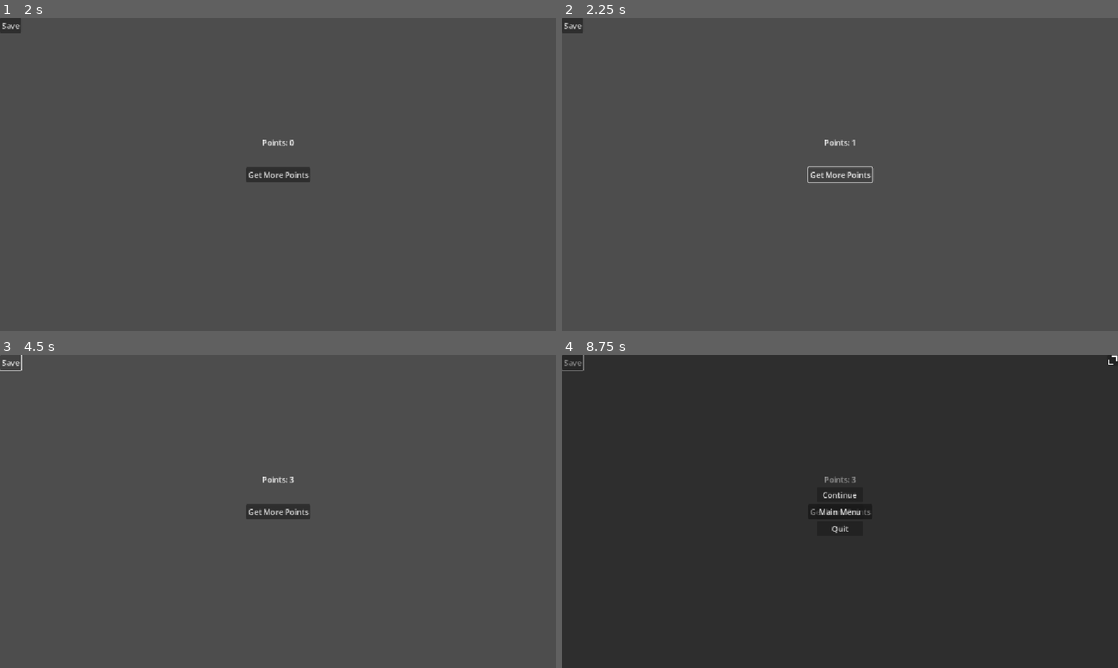
Above: before the commit, frames 1-4 (two rows, left to right).
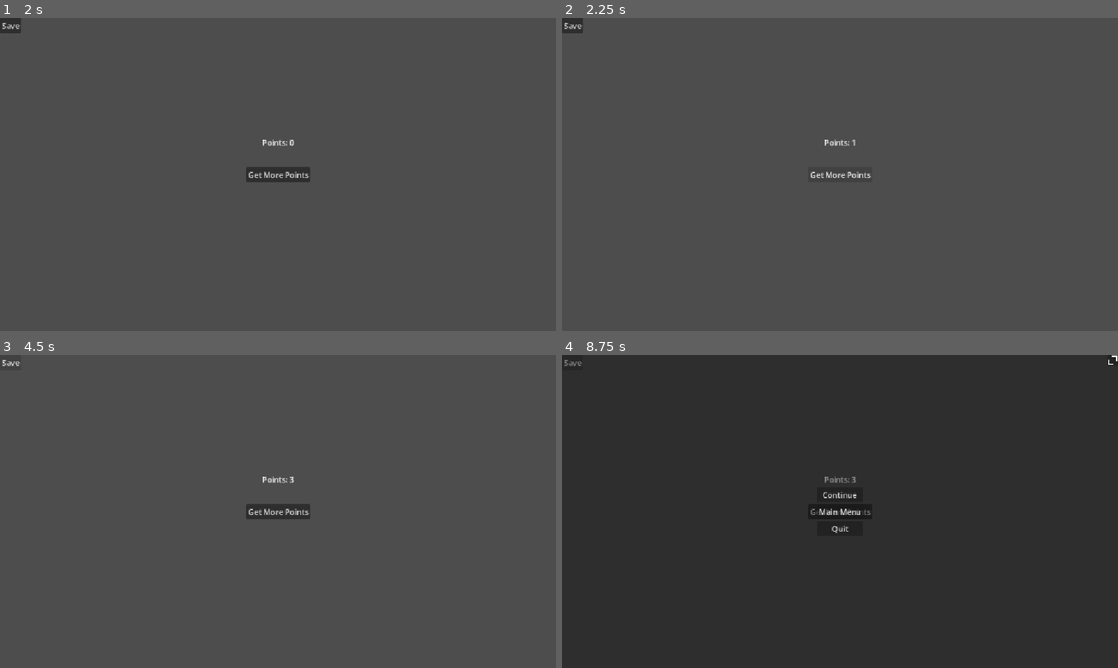
Above: after the commit, the same moments.

Repository: Pizzaold/Godot-Project-Template
Game: Godot game, scene res://scenes/main_menu.tscn
Same seed, same stepped clock (60 frames per second), same inputs: the game is played once before the commit and once after it.
Inputs:
- Up to frame 1 (2 s): click "PLAY" at 0.5 s; click "Slot 0 - Empty" at 1.25 s
- Up to frame 2 (2.25 s): click "Get More Points" at 2 s
- Up to frame 3 (4.5 s): click "Get More Points" at 2.75 s; click "Get More Points" at 3.5 s; click "Save" at 4.25 s
- Up to frame 4 (8.75 s): tap Escape at 8.65 s

Frame 1 is identical in both runs. In frame 2, less than 0.1% of the frame differs, in the area x 44-57%, y 47-53%; in frame 3, less than 0.1%; in frame 4, less than 0.1%.

Commit message:
added style

Diff:
--- a/project.godot
+++ b/project.godot
@@ -17,7 +17,7 @@
 
 [audio]
 
-buses/default_bus_layout="res://mice/default_bus_layout.tres"
+buses/default_bus_layout="res://audio/default_bus_layout.tres"
 
 [autoload]
 
--- a/scenes/credits.tscn
+++ b/scenes/credits.tscn
@@ -1,6 +1,7 @@
-[gd_scene load_steps=2 format=3 uid="uid://b787wd7grufgk"]
+[gd_scene load_steps=3 format=3 uid="uid://b787wd7grufgk"]
 
 [ext_resource type="Script" uid="uid://l7sobf6a1wpb" path="res://code/credits.gd" id="1_0bpdh"]
+[ext_resource type="Theme" uid="uid://dvindcm6wp5oy" path="res://style/Main Theme.tres" id="2_2ckv8"]
 
 [node name="Credits" type="Control"]
 layout_mode = 3
@@ -63,6 +64,7 @@
 layout_mode = 0
 offset_right = 8.0
 offset_bottom = 8.0
+theme = ExtResource("2_2ckv8")
 text = "Back"
 
 [connection signal="pressed" from="Back" to="." method="_on_back_pressed"]
--- a/scenes/main.tscn
+++ b/scenes/main.tscn
@@ -1,7 +1,8 @@
-[gd_scene load_steps=4 format=3 uid="uid://dhp0hi4qpiu4q"]
+[gd_scene load_steps=5 format=3 uid="uid://dhp0hi4qpiu4q"]
 
 [ext_resource type="Script" uid="uid://4oyg8lu6ei2q" path="res://code/main.gd" id="1_o5qli"]
 [ext_resource type="Script" uid="uid://cpijcl8s7706o" path="res://code/pause.gd" id="2_sugp2"]
+[ext_resource type="Theme" uid="uid://dvindcm6wp5oy" path="res://style/Main Theme.tres" id="3_jyhfs"]
 [ext_resource type="PackedScene" uid="uid://37j7xy23a5rs" path="res://scenes/pause_screen.tscn" id="3_sugp2"]
 
 [node name="Main" type="Control"]
@@ -29,6 +30,7 @@
 offset_bottom = 15.5
 grow_horizontal = 2
 grow_vertical = 2
+theme = ExtResource("3_jyhfs")
 text = "Get More Points"
 
 [node name="Label" type="Label" parent="."]
@@ -50,6 +52,7 @@
 layout_mode = 0
 offset_right = 8.0
 offset_bottom = 8.0
+theme = ExtResource("3_jyhfs")
 text = "Save"
 
 [node name="PauseScreen" parent="." instance=ExtResource("3_sugp2")]
--- a/scenes/main_menu.tscn
+++ b/scenes/main_menu.tscn
@@ -1,6 +1,7 @@
-[gd_scene load_steps=3 format=3 uid="uid://dsvqgrglmkp80"]
+[gd_scene load_steps=4 format=3 uid="uid://dsvqgrglmkp80"]
 
 [ext_resource type="Script" uid="uid://4qdj337x8e6m" path="res://code/main_menu.gd" id="1_ekxnf"]
+[ext_resource type="Theme" uid="uid://dvindcm6wp5oy" path="res://style/Main Theme.tres" id="2_bqqt6"]
 [ext_resource type="PackedScene" uid="uid://dqjo1wl275mf" path="res://scenes/screen_toggle.tscn" id="2_ekxnf"]
 
 [node name="Main Menu" type="Control"]
@@ -42,6 +43,7 @@
 offset_bottom = 15.5
 grow_horizontal = 2
 grow_vertical = 2
+theme = ExtResource("2_bqqt6")
 text = "PLAY"
 
 [node name="Settings" type="Button" parent="."]
@@ -58,6 +60,7 @@
 offset_bottom = 62.0
 grow_horizontal = 2
 grow_vertical = 2
+theme = ExtResource("2_bqqt6")
 text = "SETTINGS"
 
 [node name="Quit" type="Button" parent="."]
@@ -74,6 +77,7 @@
 offset_bottom = 106.0
 grow_horizontal = 2
 grow_vertical = 2
+theme = ExtResource("2_bqqt6")
 text = "QUIT"
 
 [node name="Screen Toggle" parent="." instance=ExtResource("2_ekxnf")]
--- a/scenes/pause_screen.tscn
+++ b/scenes/pause_screen.tscn
@@ -1,7 +1,8 @@
-[gd_scene load_steps=3 format=3 uid="uid://37j7xy23a5rs"]
+[gd_scene load_steps=4 format=3 uid="uid://37j7xy23a5rs"]
 
 [ext_resource type="PackedScene" uid="uid://dqjo1wl275mf" path="res://scenes/screen_toggle.tscn" id="1_gchx3"]
 [ext_resource type="Script" uid="uid://utfnkwiro4bp" path="res://code/pause_screen.gd" id="1_qeunj"]
+[ext_resource type="Theme" uid="uid://dvindcm6wp5oy" path="res://style/Main Theme.tres" id="2_hr2n2"]
 
 [node name="PauseScreen" type="Control"]
 layout_mode = 3
@@ -37,14 +38,17 @@
 
 [node name="Continue" type="Button" parent="VBoxContainer"]
 layout_mode = 2
+theme = ExtResource("2_hr2n2")
 text = "Continue"
 
 [node name="Main Menu" type="Button" parent="VBoxContainer"]
 layout_mode = 2
+theme = ExtResource("2_hr2n2")
 text = "Main Menu"
 
 [node name="Quit" type="Button" parent="VBoxContainer"]
 layout_mode = 2
+theme = ExtResource("2_hr2n2")
 text = "Quit"
 
 [node name="Screen Toggle" parent="." instance=ExtResource("1_gchx3")]
--- a/scenes/save_games.tscn
+++ b/scenes/save_games.tscn
@@ -1,6 +1,7 @@
-[gd_scene load_steps=4 format=3 uid="uid://u1cblnabii7o"]
+[gd_scene load_steps=5 format=3 uid="uid://u1cblnabii7o"]
 
 [ext_resource type="Script" uid="uid://c52b1ctefwxhf" path="res://code/save_games.gd" id="1_xn7kk"]
+[ext_resource type="Theme" uid="uid://dvindcm6wp5oy" path="res://style/Main Theme.tres" id="2_o84xe"]
 [ext_resource type="PackedScene" uid="uid://bijrvpdvir46s" path="res://scenes/save_slot.tscn" id="2_qtcyq"]
 [ext_resource type="PackedScene" uid="uid://dqjo1wl275mf" path="res://scenes/screen_toggle.tscn" id="2_vbkkr"]
 
@@ -18,6 +19,7 @@
 layout_mode = 1
 offset_right = 86.0
 offset_bottom = 36.0
+theme = ExtResource("2_o84xe")
 text = "Back"
 
 [node name="VBoxContainer" type="VBoxContainer" parent="."]
--- a/scenes/save_slot.tscn
+++ b/scenes/save_slot.tscn
@@ -1,9 +1,11 @@
-[gd_scene load_steps=2 format=3 uid="uid://bijrvpdvir46s"]
+[gd_scene load_steps=3 format=3 uid="uid://bijrvpdvir46s"]
 
 [ext_resource type="Script" uid="uid://bi6ug8r52luxl" path="res://code/save_slot.gd" id="1_7sf3s"]
+[ext_resource type="Theme" uid="uid://dvindcm6wp5oy" path="res://style/Main Theme.tres" id="1_d6rws"]
 
 [node name="SaveSlot" type="Button"]
 custom_minimum_size = Vector2(250, 50)
+theme = ExtResource("1_d6rws")
 script = ExtResource("1_7sf3s")
 
 [node name="Title" type="Label" parent="."]
--- a/scenes/screen_toggle.tscn
+++ b/scenes/screen_toggle.tscn
@@ -1,5 +1,6 @@
-[gd_scene load_steps=3 format=3 uid="uid://dqjo1wl275mf"]
+[gd_scene load_steps=4 format=3 uid="uid://dqjo1wl275mf"]
 
+[ext_resource type="Theme" uid="uid://dvindcm6wp5oy" path="res://style/Main Theme.tres" id="1_lxbak"]
 [ext_resource type="Texture2D" uid="uid://0id8ny70j17i" path="res://art/FullScreen.png" id="1_m111q"]
 [ext_resource type="Script" uid="uid://eav2ktqlk28c" path="res://code/screen_toggle.gd" id="1_n4ela"]
 
@@ -12,6 +13,7 @@
 offset_right = -3.0
 offset_bottom = 25.0
 grow_horizontal = 0
+theme = ExtResource("1_lxbak")
 script = ExtResource("1_n4ela")
 
 [node name="FullScreen" type="Sprite2D" parent="."]
--- a/scenes/settings.tscn
+++ b/scenes/settings.tscn
@@ -1,8 +1,9 @@
-[gd_scene load_steps=4 format=3 uid="uid://duuhs7l2tfpcv"]
+[gd_scene load_steps=5 format=3 uid="uid://duuhs7l2tfpcv"]
 
 [ext_resource type="Script" uid="uid://cmkk2mm2dp6ho" path="res://code/settings.gd" id="1_r6d6q"]
 [ext_resource type="Script" uid="uid://bf2psyse02hv0" path="res://code/audio_controller.gd" id="2_6wm04"]
 [ext_resource type="PackedScene" uid="uid://dqjo1wl275mf" path="res://scenes/screen_toggle.tscn" id="3_6wm04"]
+[ext_resource type="Theme" uid="uid://dvindcm6wp5oy" path="res://style/Main Theme.tres" id="3_f4mfi"]
 
 [node name="Settings" type="Control"]
 layout_mode = 3
@@ -65,6 +66,7 @@
 layout_mode = 0
 offset_right = 8.0
 offset_bottom = 8.0
+theme = ExtResource("3_f4mfi")
 text = "Back
 "
 
@@ -80,6 +82,7 @@
 offset_top = -34.0
 grow_horizontal = 0
 grow_vertical = 0
+theme = ExtResource("3_f4mfi")
 text = "Credits"
 
 [node name="Screen Toggle" parent="." instance=ExtResource("3_6wm04")]
--- /dev/null
+++ b/style/Main Theme.tres
@@ -0,0 +1,6 @@
+[gd_resource type="Theme" load_steps=2 format=3 uid="uid://dvindcm6wp5oy"]
+
+[sub_resource type="StyleBoxEmpty" id="StyleBoxEmpty_r0eh4"]
+
+[resource]
+Button/styles/focus = SubResource("StyleBoxEmpty_r0eh4")
Renamed: mice/default_bus_layout.tres -> audio/default_bus_layout.tres
